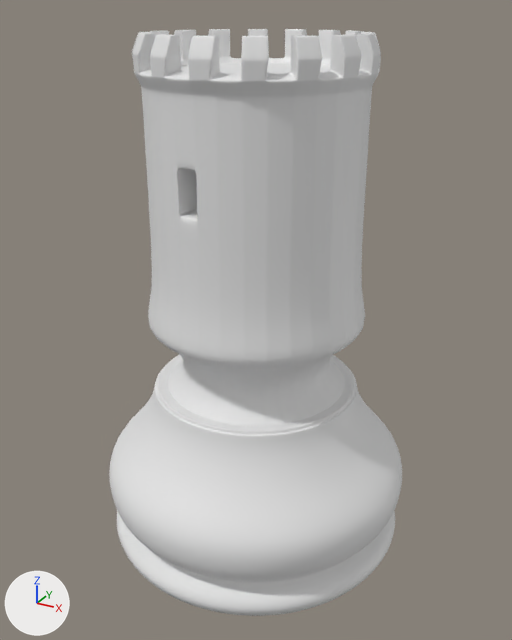
Renders of the FBX model Assets/Objects/Prefabs/torrePreta.fbx from each side of a commit.
Both versions are drawn from a 50 mm lens placed at (0.829, -0.849, 0.917), pointed at (0.291, 0.129, 0.428). Lighting does not change. The marker at lower left points along +X, +Y and +Z. Where no turn or scale is listed for an object, it has been applied to the vertices.
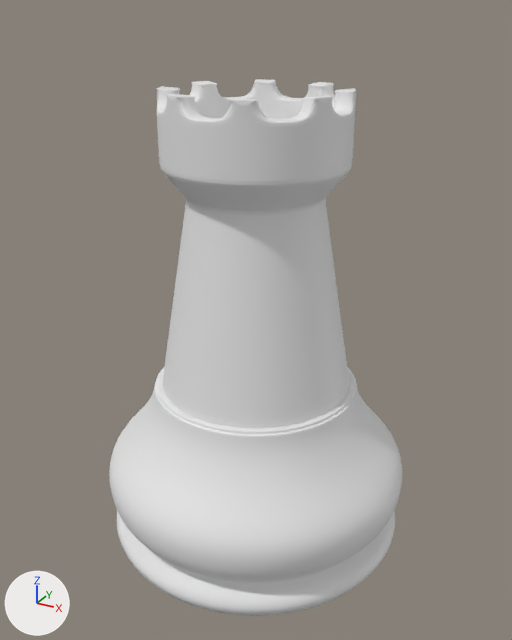
The newer file is also rescaled (x4.0), turned or shifted as a whole; pictures and numbers use the older file's frame.

The change in detail:
Mesh me_mesh_003 is new.
It has 9282 vertices, 9280 faces and spans x -0.166..0.166, y -0.166..0.166, z -0.22..0.296.
It uses material mat_material (white #e7e7e7).
Object 'Cylinder.001' (ob_cylinder_001) is deleted.
Object 'Cylinder.006' (ob_cylinder_006) is new; it shows me_mesh_003.
Its location is (0.287, 0.137, 0.511).

Boxes [x1, y1, x2, y2] around the edits, measured in the pictures (512 x 640 px):
'Cylinder.001', deleted: before [132, 29, 381, 426]
'Cylinder.006', added: after [156, 79, 356, 428]
